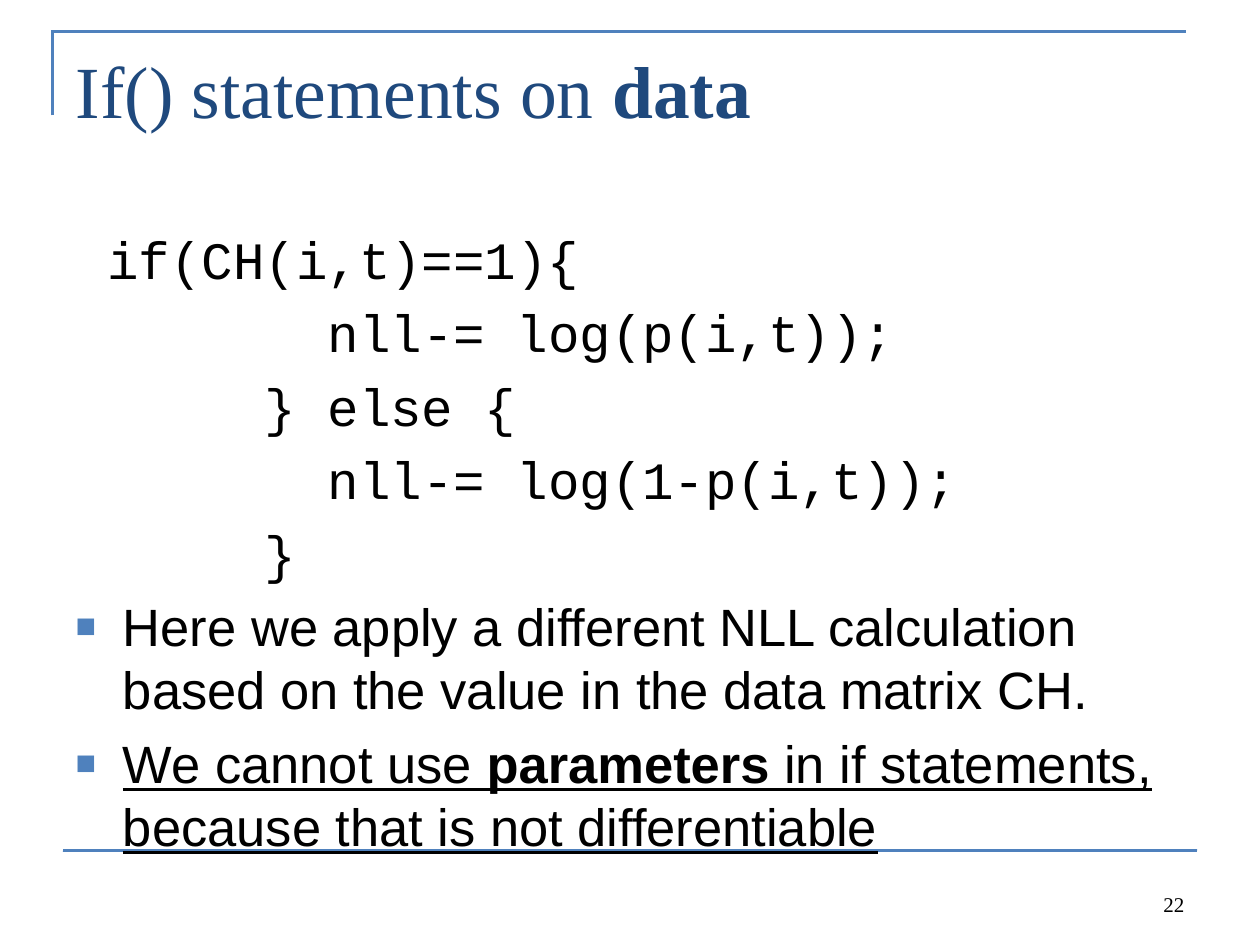
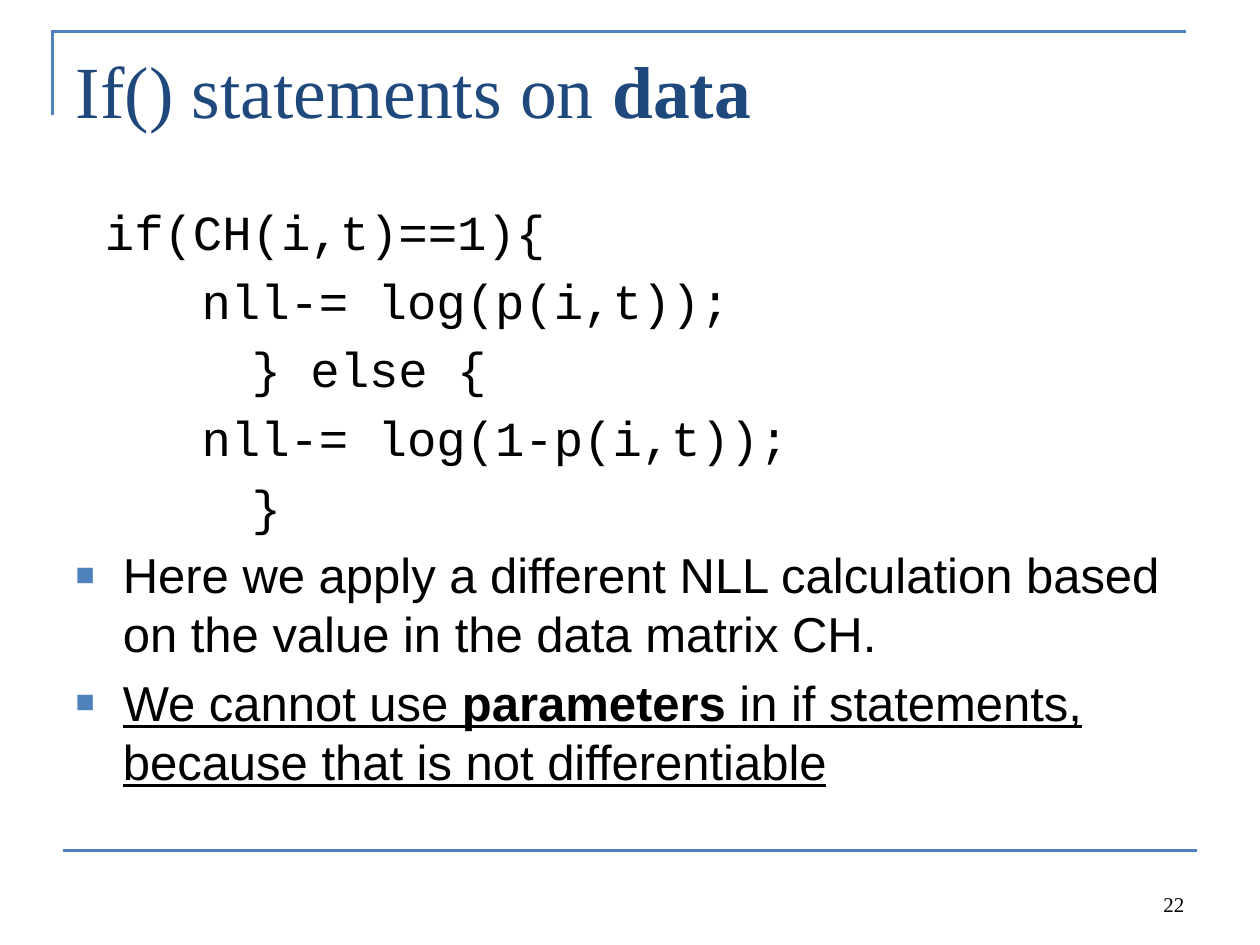
Before and after one commit to colemonnahan/tmb_workshop, a slide deck: slide 22 of day4/lecture4_GLMM_beyond.pptx. Drawn at 1260x945 pixels with LibreOffice and Linux fonts; fonts in the diff are those of the drawing. Boxes give left, top, right and bottom in pixels: in the first picture for what was removed or moved away, otherwise in the second. Text is boxed around its words. In the diff, an @@ line names an element or a change of style, - is before the commit and + after.

```diff
--- a/day4/lecture4_GLMM_beyond.pptx
+++ b/day4/lecture4_GLMM_beyond.pptx
@@ text "if(CH(i,t)==1){": place and size @@
-text "if(CH(i,t)==1){" at box(107, 241, 1151, 854)
+text "if(CH(i,t)==1){" at box(105, 215, 1159, 787)
@@ text "if(CH(i,t)==1){" at box(105, 215, 1159, 787): size 30 to 28 pt @@
```
Also in this commit, not shown: 1 other slide changed, 4 other files.
